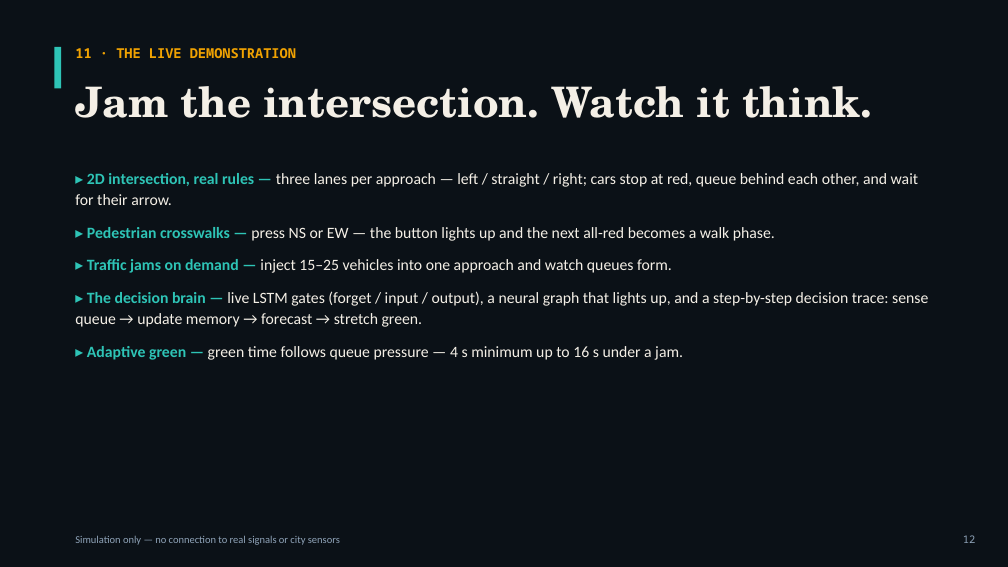
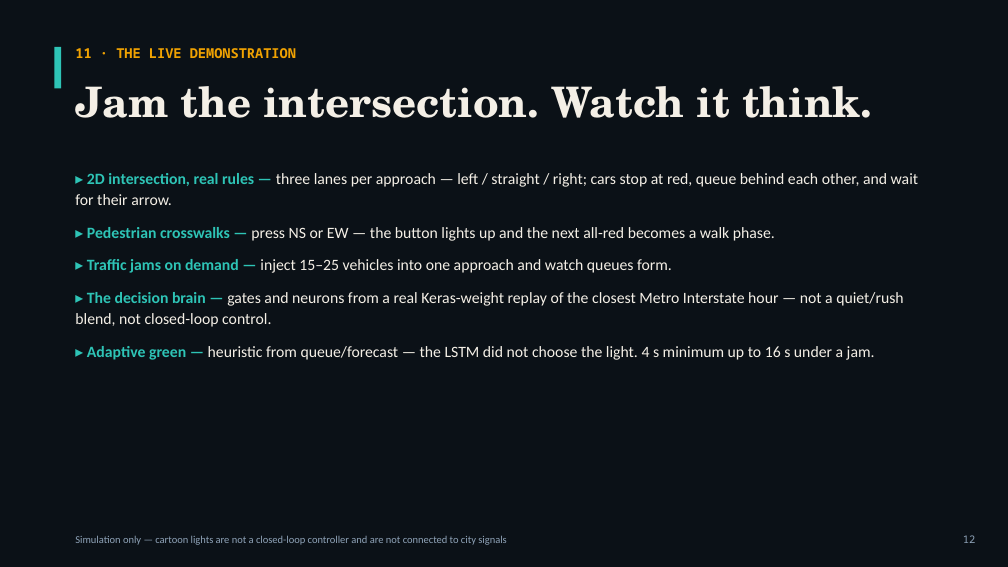
Before and after one commit to GirardRaphael/lstm, a slide deck: slide 12 of presentation/Traffic_LSTM_Presentation.pptx. Drawn at 1008x567 pixels with LibreOffice and Linux fonts; fonts in the diff are those of the drawing. Boxes give left, top, right and bottom in pixels: in the first picture for what was removed or moved away, otherwise in the second. Text is boxed around its words. In the diff, an @@ line names an element or a change of style, - is before the commit and + after.

```diff
--- a/presentation/Traffic_LSTM_Presentation.pptx
+++ b/presentation/Traffic_LSTM_Presentation.pptx
@@ text at (75,292,903,360): text changed @@
-▸ The decision brain — live LSTM gates (forget / input / output), a neural graph that lights up, and a step-by-step decision trace: sense queue → update memory → forecast → stretch green.
-▸ Adaptive green — green time follows queue pressure — 4 s minimum up to 16 s under a jam.
+▸ The decision brain — gates and neurons from a real Keras-weight replay of the closest Metro Interstate hour — not a quiet/rush blend, not closed-loop control.
+▸ Adaptive green — heuristic from queue/forecast — the LSTM did not choose the light. 4 s minimum up to 16 s under a jam.
@@ text at (75,535,506,545): text changed @@
-Simulation only — no connection to real signals or city sensors
+Simulation only — cartoon lights are not a closed-loop controller and are not connected to city signals
```
Also in this commit, not shown: 5 other slides changed, 18 other files.
